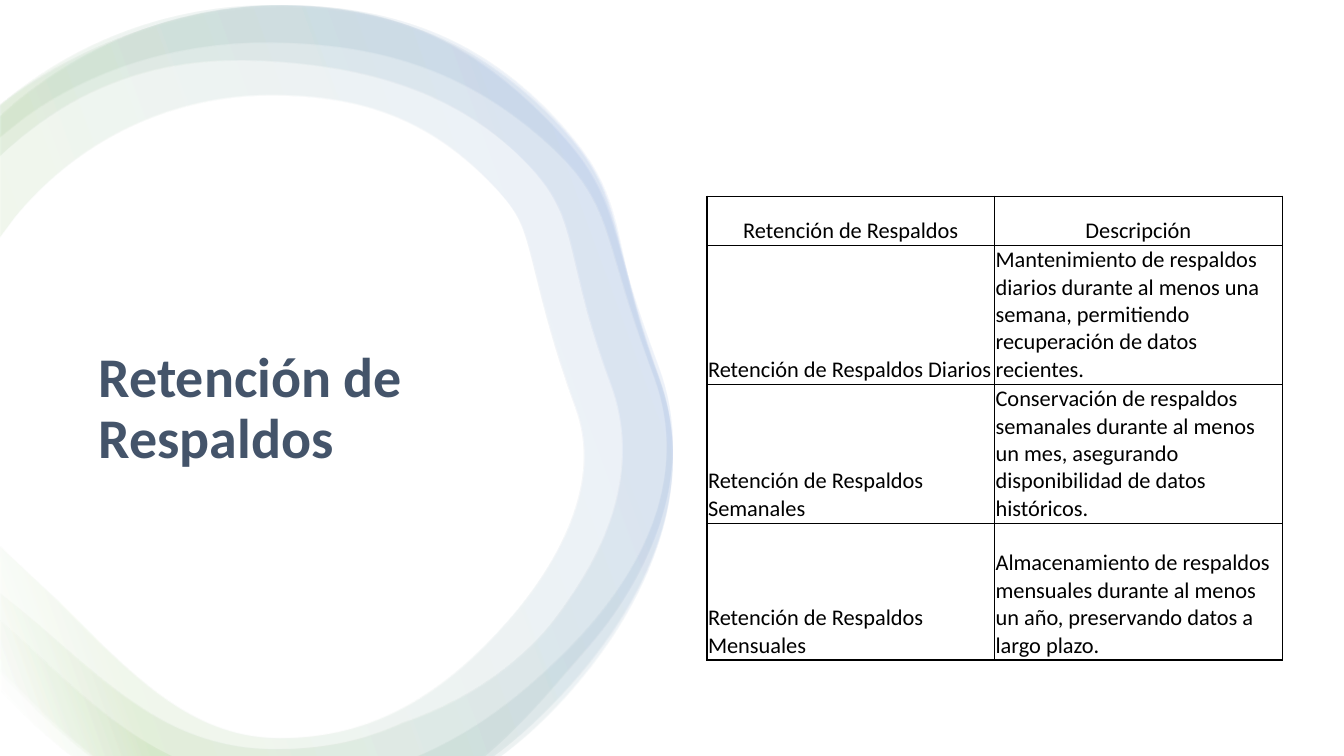
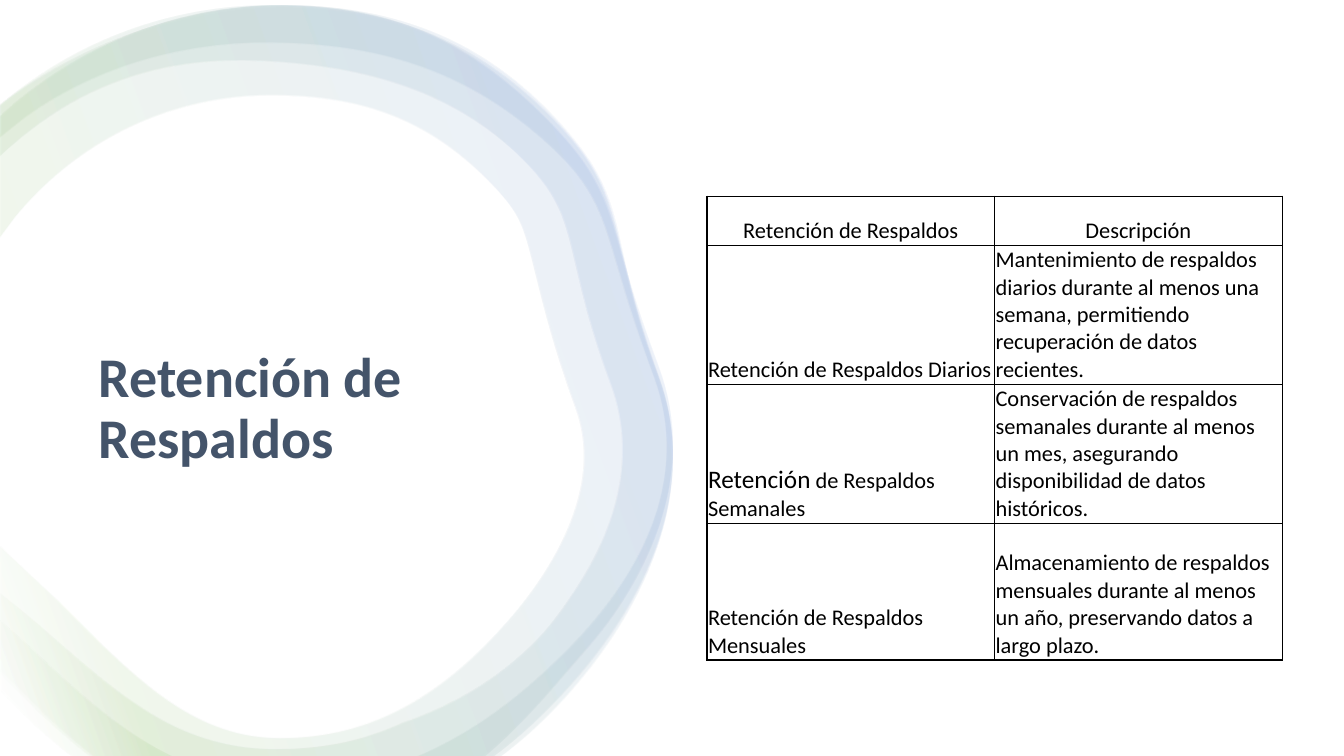
Before and after one commit to eduard165/APIComedor, a slide deck: slide 26 of Docs/Nuevo Presentación de Microsoft PowerPoint.pptx (slide 24 before the commit). Drawn at 1344x756 pixels with LibreOffice and Linux fonts; fonts in the diff are those of the drawing. Boxes give left, top, right and bottom in pixels: in the first picture for what was removed or moved away, otherwise in the second. Text is boxed around its words. In the diff, an @@ line names an element or a change of style, - is before the commit and + after.

```diff
--- a/Docs/Nuevo Presentación de Microsoft PowerPoint.pptx
+++ b/Docs/Nuevo Presentación de Microsoft PowerPoint.pptx
@@ table at (x1=707, y1=197, x2=1281, y2=661) @@
@@ size 16 to 18 pt in "Retención" @@
```
Also in this commit, not shown: 8 other slides changed, 2 slides added, 2 other files.
